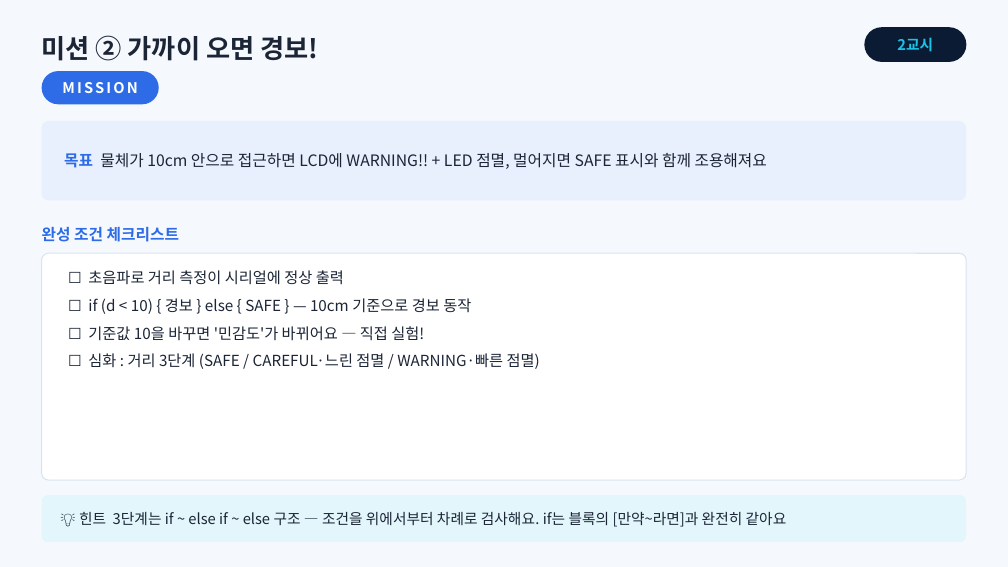
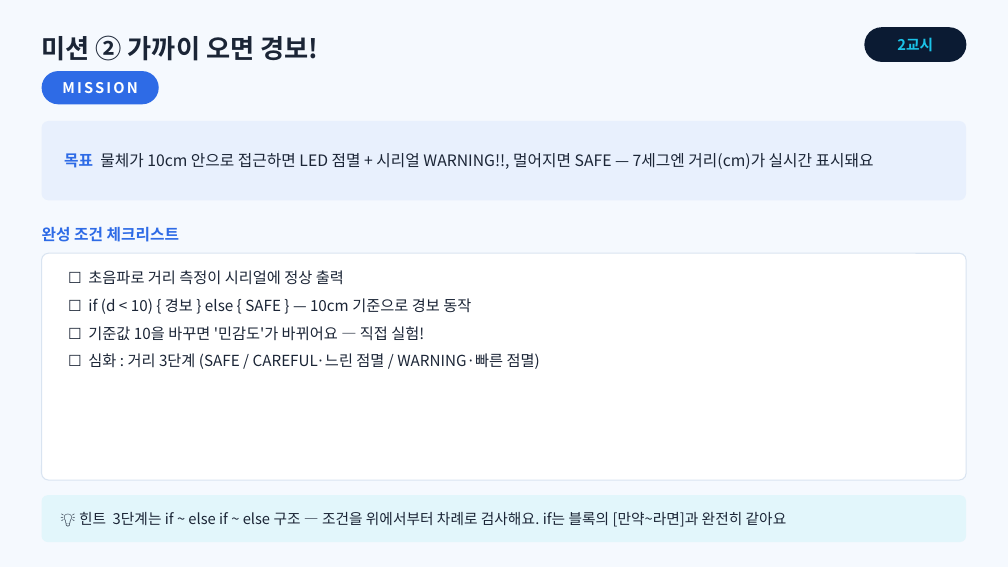
Before and after one commit to ralralra/eps32, a slide deck: slide 8 of esp32-class-projects/02_sessions/slides/2회차_센서와_웹기본기.pptx. Drawn at 1008x567 pixels with LibreOffice and Linux fonts; fonts in the diff are those of the drawing. Boxes give left, top, right and bottom in pixels: in the first picture for what was removed or moved away, otherwise in the second. Text is boxed around its words. In the diff, an @@ line names an element or a change of style, - is before the commit and + after.

```diff
--- a/esp32-class-projects/02_sessions/slides/2회차_센서와_웹기본기.pptx
+++ b/esp32-class-projects/02_sessions/slides/2회차_센서와_웹기본기.pptx
@@ text at (64, 153, 874, 169): text changed @@
-목표 물체가 10cm 안으로 접근하면 LCD에 WARNING!! + LED 점멸, 멀어지면 SAFE 표시와 함께 조용해져요
+목표 물체가 10cm 안으로 접근하면 LED 점멸 + 시리얼 WARNING!!, 멀어지면 SAFE — 7세그엔 거리(cm)가 실시간 표시돼요
```
Also in this commit, not shown: 33 other files.
